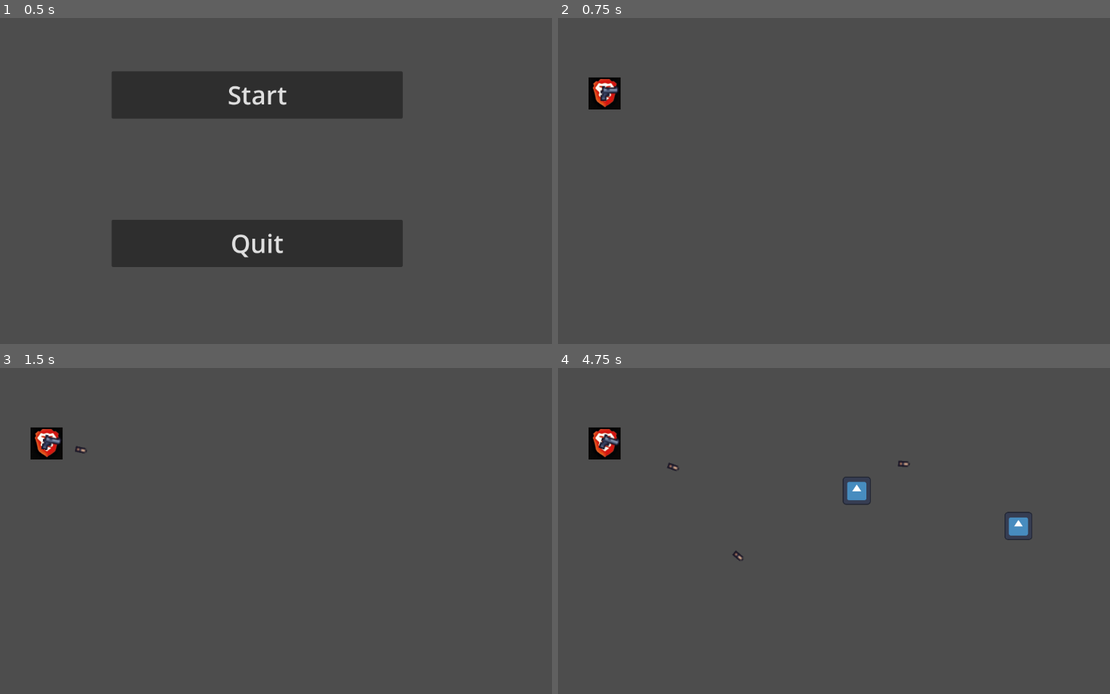
Above: before the commit, frames 1-4 (two rows, left to right).
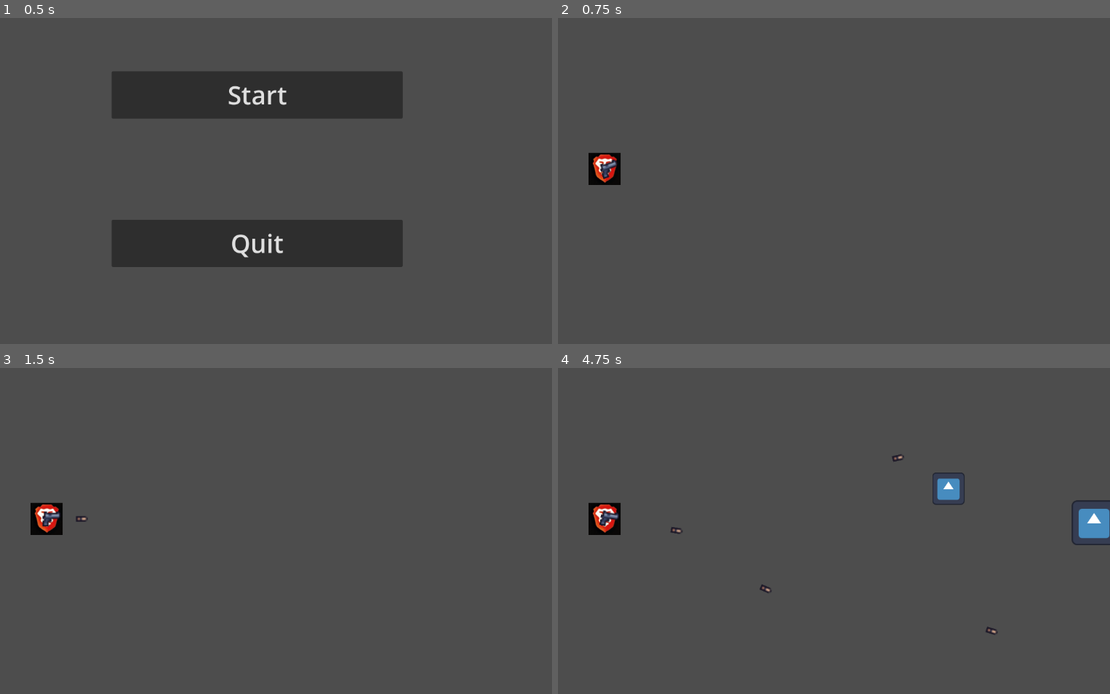
Above: after the commit, the same moments.

Repository: TDS-PIKI-Project/TDS
Game: Godot game, scene res://scenes/ui/menu.tscn
The game is run twice, just before and just after one commit, with the same random seed, the same clock (stepped at 60 frames per second) and the same inputs. The engine's default icon, where the game draws it, is replaced by a stand-in: a white triangle on a blue panel in a dark square.
Inputs (mouse positions are in pixels of both pictures, inside the frame that each line leads up to):
- Up to frame 1 (0.5 s): no input
- Up to frame 2 (0.75 s): click "Start" at 0.5 s
- Up to frame 3 (1.5 s): tap Enter at 1.25 s; move the mouse to (391, 514) at 1.27 s; press the mouse at (391, 514) at 1.28 s
- Up to frame 4 (4.75 s): move the mouse to (701, 547) at 2.02 s; release the mouse at (701, 547) at 2.03 s; click (701, 547) at 2.1 s; move the mouse to (878, 459) at 2.77 s; press the mouse at (878, 459) at 2.78 s; move the mouse to (789, 596) at 3.52 s; release the mouse at (789, 596) at 3.53 s; click (789, 596) at 3.6 s; move the mouse to (994, 579) at 4.27 s; press the mouse at (994, 579) at 4.28 s

Frame 1 is identical in both runs. In frame 2, 1.1% of the frame differs, in the area x 5-12%, y 18-52%; in frame 3, 1.2%; in frame 4, 2.8%, in the area x 5-100%, y 18-82%.

Commit message:
Update base_level.gd

Diff:
--- a/scripts/base_level.gd
+++ b/scripts/base_level.gd
@@ -4,7 +4,9 @@
 @export var buffer_size: int = 1
 @export var lane_height: float = 10.0
 @export var start_y: float = 250.0
+@export var lane_random_offset: float = 20.0   # максимальное отклонение по Y
 
+var _rng: RandomNumberGenerator = RandomNumberGenerator.new()
 var enemy_scene: PackedScene = null
 var player_scene: PackedScene = null
 var player: Node2D = null
@@ -17,7 +19,7 @@
 
 	if player_scene != null:
 		player = player_scene.instantiate()
-		player.position = Vector2(150, 150)
+		player.position = Vector2(150, 300)
 		add_child(player)
 
 	var timer = Timer.new()
@@ -41,18 +43,14 @@
 func setup_level():
 	assert(false, "setup_level() must be overriden in the child class!")
 
-func spawn_enemy():
-	if enemy_scene == null:
-		print("Error: enemy_scene is null! Set it in the child script or Inspector.")
-		return
-	var enemy = enemy_scene.instantiate()
-	var start_lane = spawn_lanes.pick_random()
-	# var random_offset = randf_range(-5, 5)
-	var random_offset = 0
+func spawn_enemy() -> void:
+	var enemy = enemy_scene.instantiate()  # одна сцена для всех типов
+	var lane_y: float = spawn_lanes.pick_random()
+	var offset: float = _rng.randf_range(-lane_random_offset, lane_random_offset)
 
-	enemy.position = Vector2(1200, start_lane + random_offset)
-	enemy.all_lanes = all_lanes
-	enemy.target_lane_y = start_lane
-	enemy.lane_clamp_offset = lane_height
+	# Случайный тип — enemy_type должен быть задан ДО add_child (до _ready)
+	enemy.enemy_type    = Globals.EnemyType.values().pick_random()
+	enemy.position      = Vector2(1200, lane_y + offset)
+	enemy.target_lane_y = lane_y
 
 	add_child(enemy)
